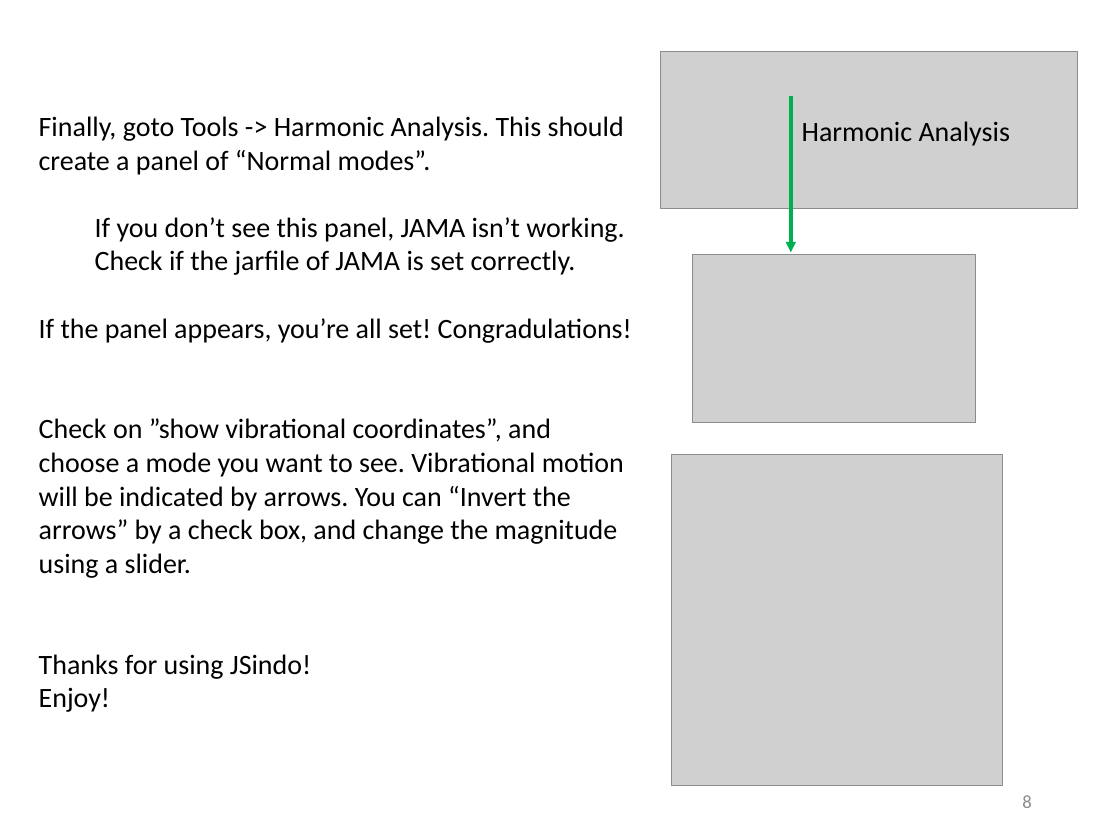
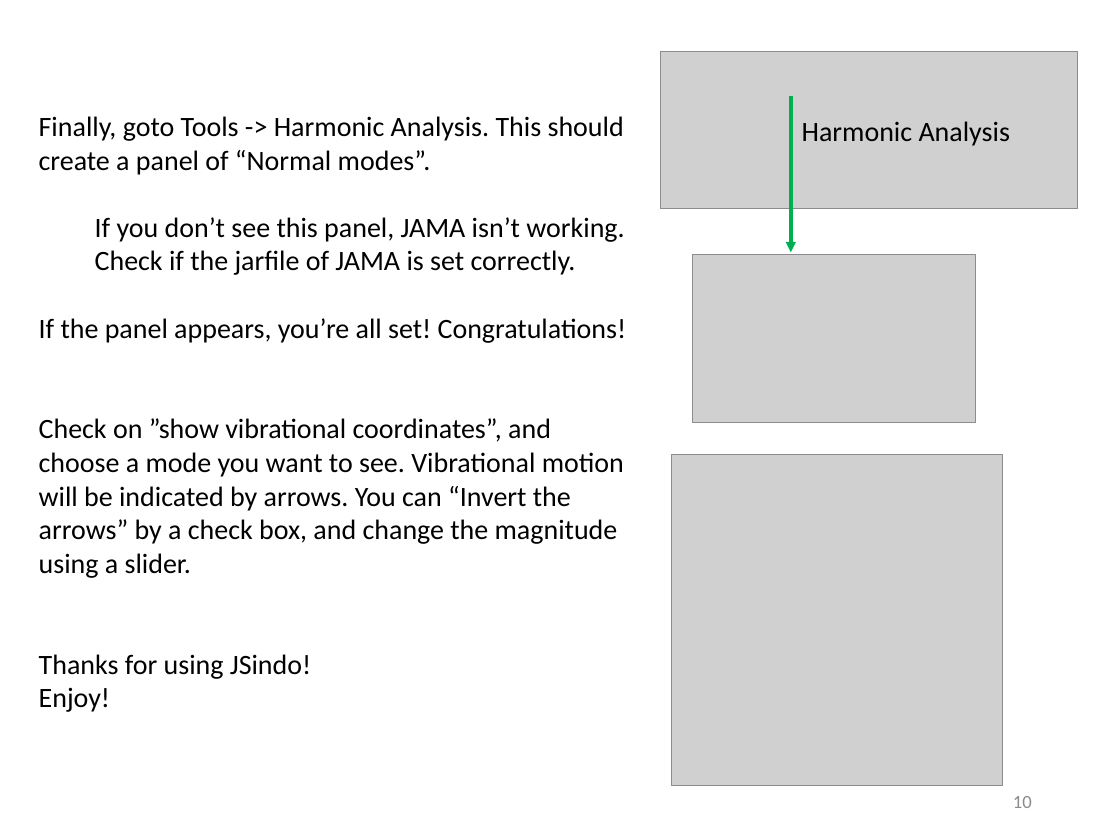
Before and after one commit to yagikiyoshi/sindo, a slide deck: slide 11 of doc/JSindo/install_mac.pptx (slide 9 before the commit). Drawn at 1120x840 pixels with LibreOffice and Linux fonts; fonts in the diff are those of the drawing; grey boxes stand for pictures. Boxes give left, top, right and bottom in pixels: in the first picture for what was removed or moved away, otherwise in the second. Text is boxed around its words. In the diff, an @@ line names an element or a change of style, - is before the commit and + after.

```diff
--- a/doc/JSindo/install_mac.pptx
+++ b/doc/JSindo/install_mac.pptx
@@ text at [39, 318, 627, 343]: text changed @@
-If the panel appears, you’re all set! Congradulations!
+If the panel appears, you’re all set! Congratulations!
@@ page number at [1013, 796, 1032, 808]: text changed @@
-8
+10
```
Also in this commit, not shown: 4 other slides changed, 4 slides added, 1 slide removed, 6 other files.
